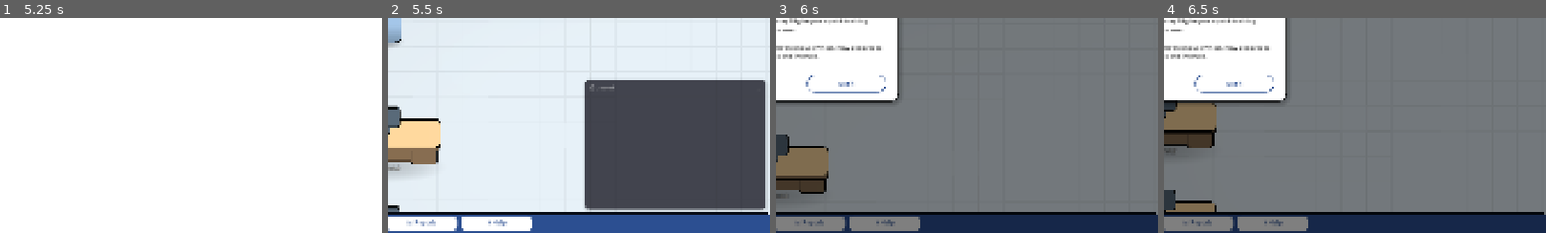
Above: before the commit, frames 1-4 (left to right).
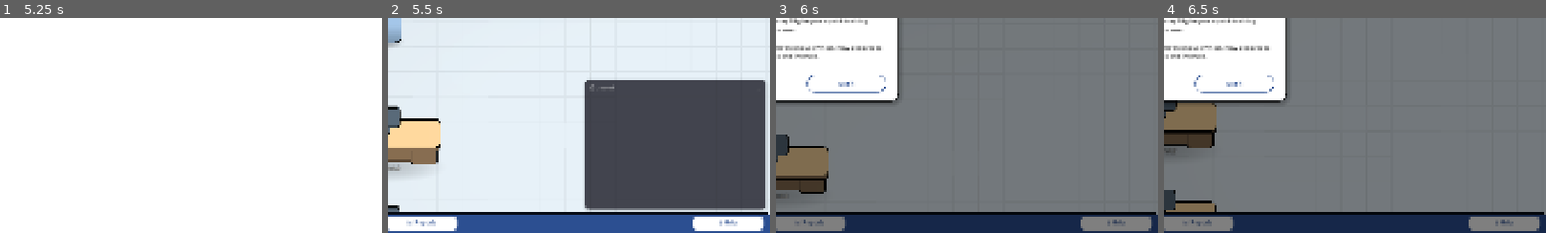
Above: after the commit, the same moments.

Repository: Esca69/project-manager-sim
Game: Godot game, scene res://Scenes/main_menu.tscn
Two runs of this game, one before a commit and one after it. Both use one fixed random seed, a clock stepped at 60 frames per second and the inputs below. Sound files missing from this copy of the repository are replaced by a short silence.
Inputs (mouse positions are % of the whole screen's width and height, from its top left):
- Up to frame 1 (5.25 s): click "🆕 New Game" at 0.5 s; click "🆕 New Game" at 1.25 s; click "▶" at 2 s; tap Enter at 2.75, 4.25 s; move the mouse to (72, 45) at 2.77 s; hold Right (ui_right) 2.78-3.53 s; tap E (interact) at 2.85 s; click (72, 45) at 2.92 s; tap Space at 3.5, 5 s; move the mouse to (30, 55) at 3.52 s; hold Down (ui_down) 3.53-4.28 s; tap Q (motivate) at 3.6 s; move the mouse to (60, 28) at 4.27 s; hold Right (ui_right) 4.28-5.03 s; tap R (no_toilet) at 4.35 s; move the mouse to (45, 70) at 5.02 s; hold Up (ui_up) from 5.03 s (still down); tap 4 (speed_10x) at 5.1 s; click (45, 70) at 5.17 s
- Up to frame 2 (5.5 s): keep holding Up (ui_up)
- Up to frame 3 (6 s): move the mouse to (80, 65) at 5.77 s; release Up (ui_up) at 5.78 s; hold Left (ui_left) from 5.78 s (still down); hold 1 (speed_1x) from 5.78 s (still down)
- Up to frame 4 (6.5 s): keep holding Left (ui_left); keep holding 1 (speed_1x)
The pictures show only the part of the screen within x 50-100%, y 50-100%; the shares and areas given below are measured in that part.

Frame 1 is identical in both runs. In frame 2, 2.5% of the frame differs, in the area x 19-99%, y 92-100%; in frame 3, 2.4%; in frame 4, 2.4%.

Commit message:
Энциклопедия: кнопка вправо + убрать bold из текстов
Agent-Logs-Url: https://github.com/Esca69/project-manager-sim/sessions/d767e60b-2c65-48c7-b8d4-15e623098a8b

Co-authored-by: Esca69 <259692183+Esca69@users.noreply.github.com>

Diff:
--- a/Scripts/bottom_bar.gd
+++ b/Scripts/bottom_bar.gd
@@ -66,7 +66,12 @@
 	if gs and not gs.office_upgrade_purchased.is_connected(_on_office_upgrade_purchased):
 		gs.office_upgrade_purchased.connect(_on_office_upgrade_purchased)
 
-	# Encyclopedia button — always visible, last in the bar
+	# Spacer to push encyclopedia button to the far right
+	var spacer = Control.new()
+	spacer.size_flags_horizontal = Control.SIZE_EXPAND_FILL
+	hbox.add_child(spacer)
+
+	# Encyclopedia button — always visible, rightmost in the bar
 	var enc_btn = Button.new()
 	enc_btn.text = tr("BOTTOMBAR_ENCYCLOPEDIA")
 	enc_btn.custom_minimum_size = Vector2(180, 36)
--- a/Scripts/encyclopedia_panel.gd
+++ b/Scripts/encyclopedia_panel.gd
@@ -308,7 +308,7 @@
 		cat_lbl.add_theme_color_override("font_color", COLOR_BLUE)
 		cat_lbl.add_theme_font_size_override("font_size", 13)
 		if UITheme:
-			UITheme.apply_font(cat_lbl, "bold")
+			UITheme.apply_font(cat_lbl, "semibold")
 		cat_margin.add_child(cat_lbl)
 
 		for topic_key in cat_data["topics"]:
@@ -355,10 +355,10 @@
 
 	_content_title = Label.new()
 	_content_title.text = ""
-	_content_title.add_theme_color_override("font_color", Color(0.1, 0.1, 0.1, 1))
-	_content_title.add_theme_font_size_override("font_size", 22)
-	if UITheme:
-		UITheme.apply_font(_content_title, "bold")
+	_content_title.add_theme_color_override("font_color", COLOR_BLUE)
+	_content_title.add_theme_font_size_override("font_size", 20)
+	if UITheme:
+		UITheme.apply_font(_content_title, "semibold")
 	title_margin.add_child(_content_title)
 
 	var sep = ColorRect.new()
@@ -386,4 +386,9 @@
 	_content_label.size_flags_horizontal = Control.SIZE_EXPAND_FILL
 	_content_label.add_theme_font_size_override("normal_font_size", 15)
 	_content_label.add_theme_color_override("default_color", Color(0.15, 0.15, 0.15, 1))
+	if UITheme:
+		UITheme.apply_font(_content_label, "regular")
+		# Make [b] tags render as semibold instead of full bold
+		if UITheme.font_semibold:
+			_content_label.add_theme_font_override("bold_font", UITheme.font_semibold)
 	content_margin.add_child(_content_label)
